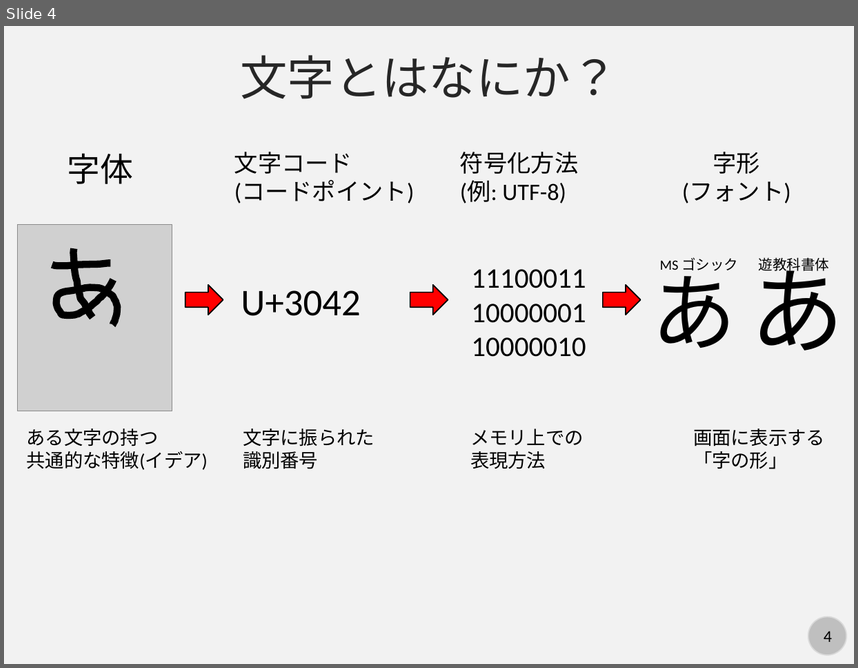
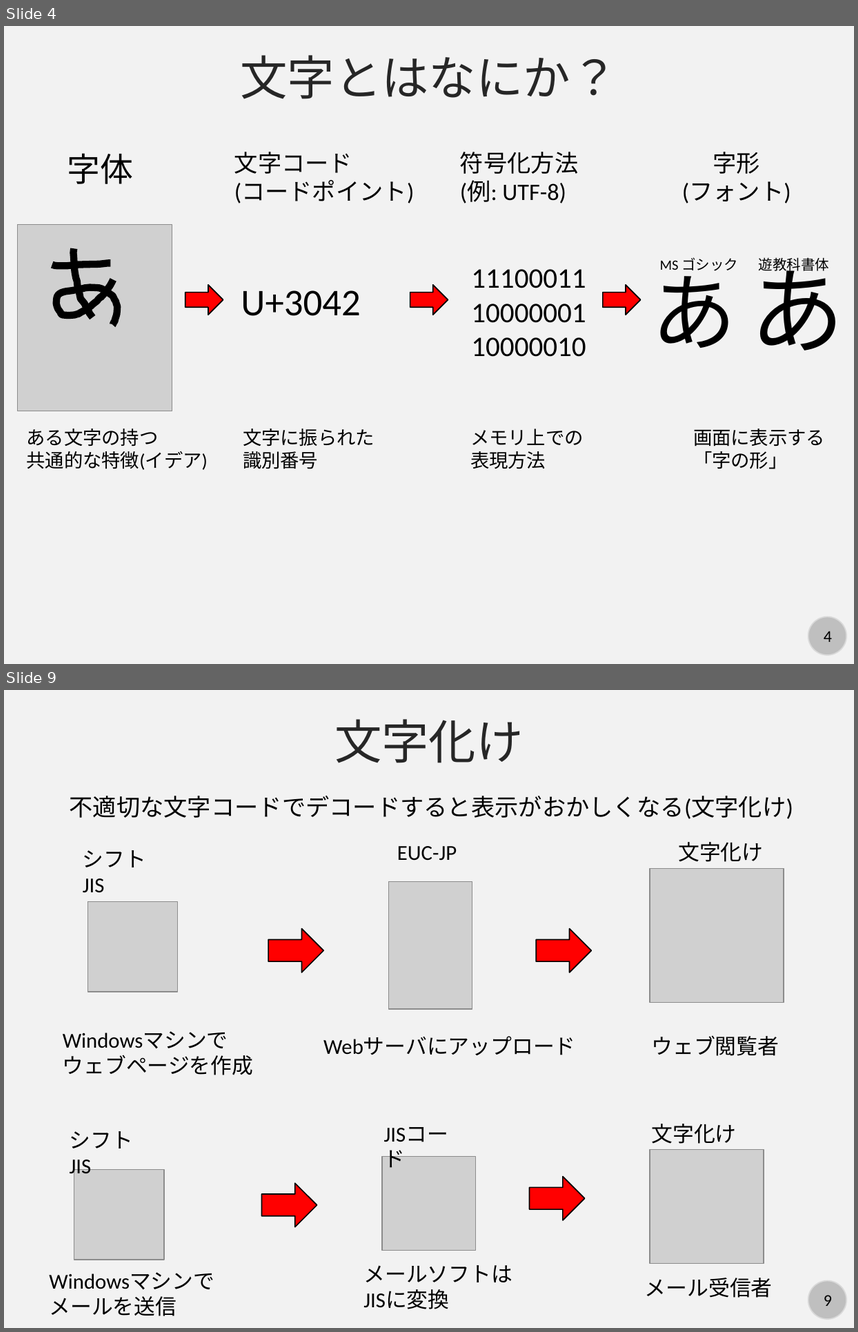
Before and after one commit to kaityo256/python_zero, a slide deck: string/fig/slide.pptx. Shown one above the other, each under a label of ours: slide 4 before the commit, slides 4 and 9 after it; the slides between them are not shown. The pictures are 858x668 and 858x1332 pixels, drawn with LibreOffice and Linux fonts; fonts in the diff are those of the drawing; grey boxes stand for pictures. Boxes give left, top, right and bottom in pixels: in the first picture for what was removed or moved away, otherwise in the second. Text is boxed around its words. In the diff, an @@ line names an element or a change of style, - is before the commit and + after.

```diff
--- a/string/fig/slide.pptx
+++ b/string/fig/slide.pptx
@@ slide 9 added at [4,690,854,1328], background #F2F2F2; not listed: 2 template elements that a slide beside it also shows @@
@@ text added at [335,719,524,763], 40 pt, text #262626 @@
+文字化け
@@ text added at [70,796,793,819], 20 pt, text #000000 @@
+不適切な文字コードでデコードすると表示がおかしくなる(文字化け)
@@ text added at [83,850,146,893], 18 pt, text #000000 @@
+シフトJIS
@@ text added at [397,846,457,860], 18 pt, text #000000 @@
+EUC-JP
@@ text added at [678,842,763,862], 18 pt, text #000000 @@
+文字化け
@@ picture added at [650,869,784,1002] @@
@@ picture added at [389,881,473,1009] @@
@@ picture added at [87,902,177,992] @@
@@ right arrow added at [268,929,323,972], fill #FF0000, outline #000000 1 pt @@
@@ right arrow added at [536,929,591,972], fill #FF0000, outline #000000 1 pt @@
@@ text added at [63,1031,254,1075], 18 pt, text #000000 @@
+Windowsマシンで
+ウェブページを作成
@@ text added at [323,1036,575,1055], 18 pt, text #000000 @@
+Webサーバにアップロード
@@ text added at [652,1036,780,1056], 18 pt, text #000000 @@
+ウェブ閲覧者
@@ text added at [375,1116,477,1150], 18 pt, text #000000 @@
+JISコード
@@ text added at [652,1123,737,1143], 18 pt, text #000000 @@
+文字化け
@@ text added at [70,1131,133,1179], 18 pt, text #000000 @@
+シフトJIS
@@ picture added at [382,1156,476,1250] @@
@@ picture added at [650,1149,764,1263] @@
@@ picture added at [74,1170,165,1259] @@
@@ right arrow added at [261,1183,317,1226], fill #FF0000, outline #000000 1 pt @@
@@ right arrow added at [529,1176,584,1220], fill #FF0000, outline #000000 1 pt @@
@@ text added at [363,1265,513,1309], 18 pt, text #000000 @@
+メールソフトは
+JISに変換
@@ text added at [49,1272,214,1316], 18 pt, text #000000 @@
+Windowsマシンで
+メールを送信
@@ text added at [645,1277,773,1297], 18 pt, text #000000 @@
+メール受信者
```
Also in this commit, not shown: 3 slides changed, 7 other slides added, 7 other files.
